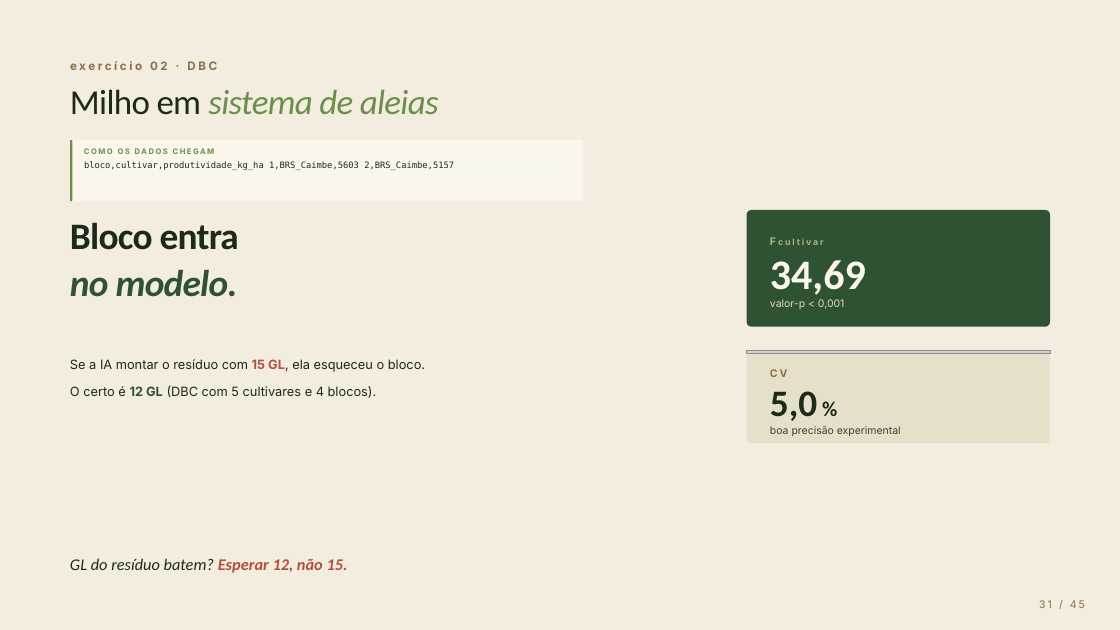
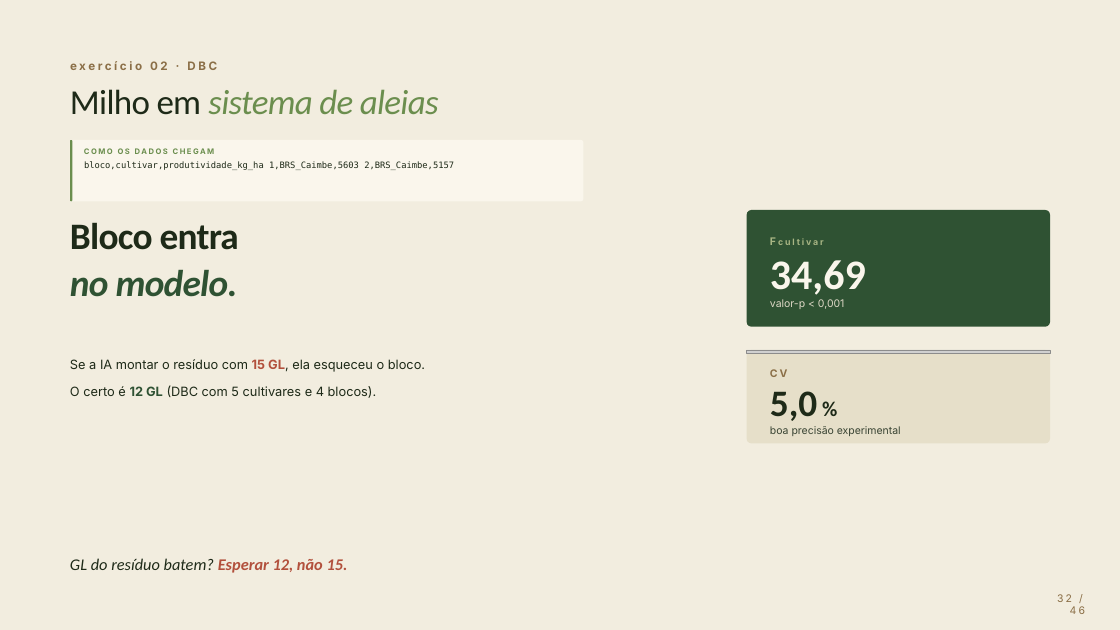
Before and after one commit to guihenrique13/curso-ia-estatistica-inova-agroflorestal, a slide deck: slide 32 of slides/curso-ia-estatistica.pptx (slide 31 before the commit). Drawn at 1120x630 pixels with LibreOffice and Linux fonts; fonts in the diff are those of the drawing; grey boxes stand for pictures; background and template pictures are left out. Boxes give left, top, right and bottom in pixels: in the first picture for what was removed or moved away, otherwise in the second. Text is boxed around its words. In the diff, an @@ line names an element or a change of style, - is before the commit and + after.

```diff
--- a/slides/curso-ia-estatistica.pptx
+++ b/slides/curso-ia-estatistica.pptx
@@ text at (1057, 594, 1085, 614): text changed @@
-31 / 45
+32 / 46
```
Also in this commit, not shown: 44 other slides changed, 1 slide added, 8 other files.
